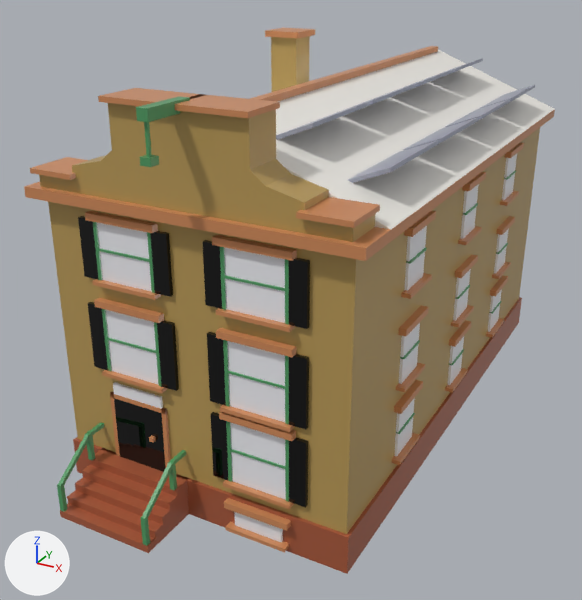
Two versions of the glTF model assets/managed-models/buildings/house-1x2-3f-dutch-a-solar/house-1x2-3f-dutch-a-solar.glb, one commit apart.
Before and after are seen from a 50 mm lens placed at (1.143, -2.342, 1.521), pointed at (-0.067, -0.142, 0.421). The axes (+X, +Y, +Z) are drawn at lower left. The lights are the same throughout. The picture after the commit comes second. Vertices at exactly the same position are counted once.

The first picture shows 'house-1x2-3f-dutch-a-solar'.
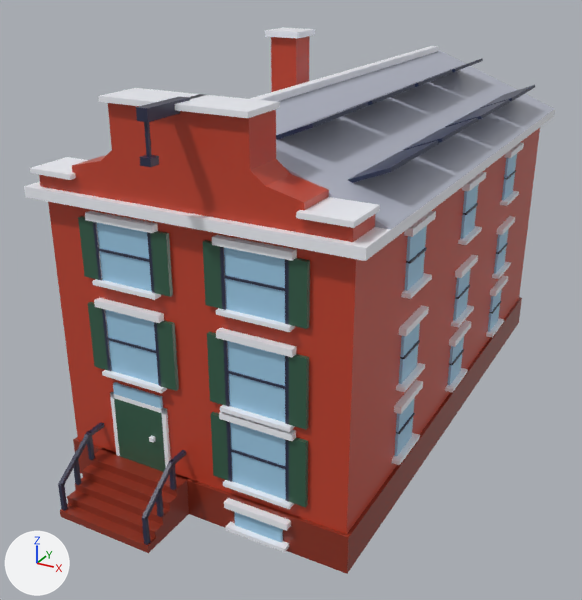
The change in detail:
me_house_1x2_3f_dutch_a_solar is used by ob_house_1x2_3f_dutch_a_solar; location (0.0, 0.0, 0.0).
me_house_1x2_3f_dutch_a_solar had 1466 vertices, 2356 faces and spanned x -0.5..0.5, y -1.0..1.0, z 0.0..1.25.
me_house_1x2_3f_dutch_a_solar now has 1482 vertices, 2380 faces and spans x -0.5..0.5, y -1.0..1.0, z 0.0..1.25.
me_house_1x2_3f_dutch_a_solar part 1: a new loose piece, a box spanning x -0.356..-0.344, y -0.931..-0.919, z 0.072..0.164, in mat_m_house_1x2_3f_dutch_a_solar.
Part 2, on me_house_1x2_3f_dutch_a_solar:
5 vertices are removed from x -0.36..-0.04, y -1.0..-0.99, z 0.02..0.11.
70 faces are deleted.
2 vertices move from x -0.06..-0.04, y -1.0, z 0.11 to x -0.06..-0.04, y -0.93, z 0.16.
8 vertices are added at x -0.06..-0.04, y -0.98..-0.92, z 0.02..0.16.
5 new vertices lie (0.0, 0.0, 0.1) away from vertices in x -0.36..-0.04, y -1.0..-0.99, z 0.02.
82 new faces join them.
me_house_1x2_3f_dutch_a_solar part 3: 2286 kept faces spanning x -0.5..0.5, y -1.0..1.0, z 0.0..1.25 get new texture (UV) coordinates.

Location of each change, [x1, y1, x2, y2] in pixels of the pictures (582 x 600 px; the box of a moved part takes in the faces that stretch with it):
part 1 of me_house_1x2_3f_dutch_a_solar, added: after [73, 458, 81, 485]
part 2 of me_house_1x2_3f_dutch_a_solar, moved or reshaped: before [57, 424, 186, 546]; after [58, 424, 186, 545]
part 3 of me_house_1x2_3f_dutch_a_solar, surface changed: [24, 28, 555, 574] in both
